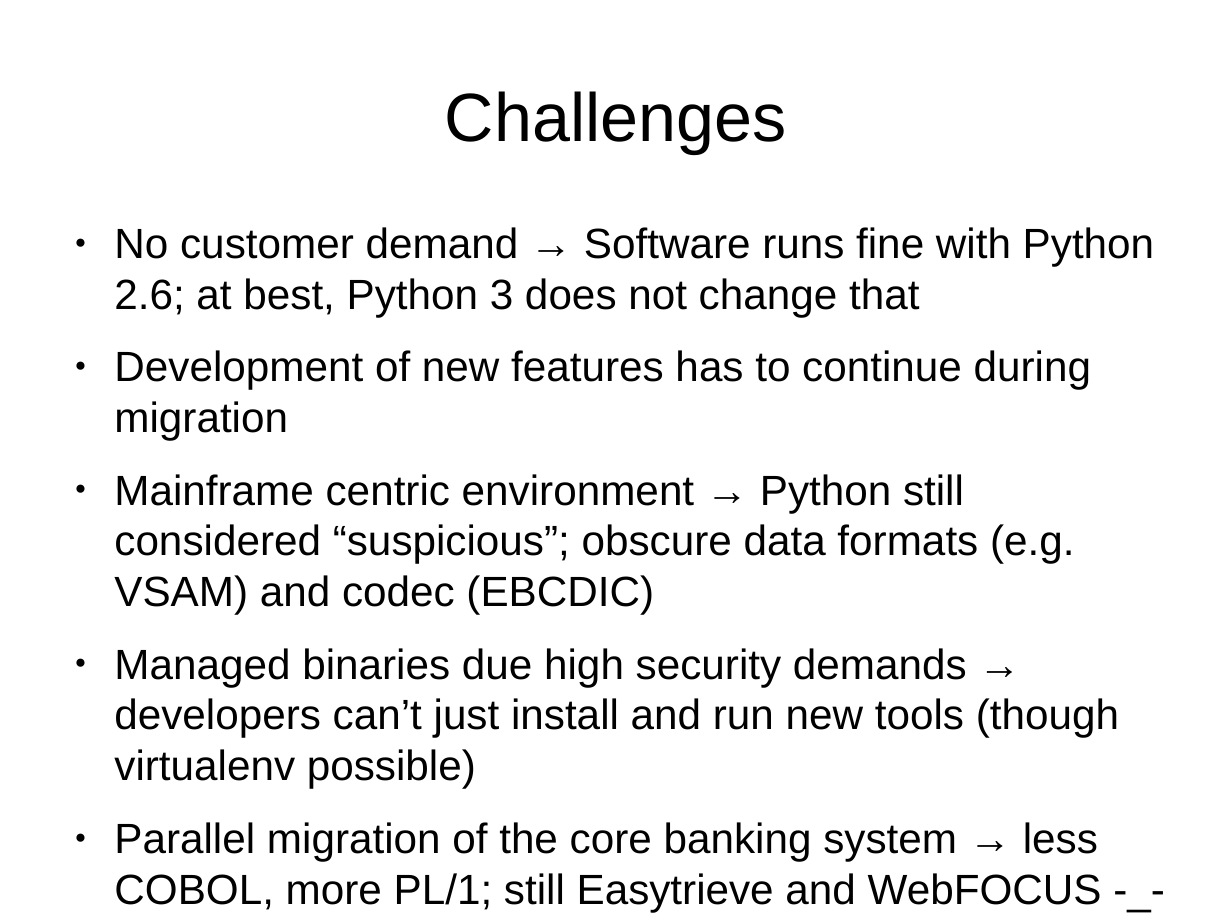
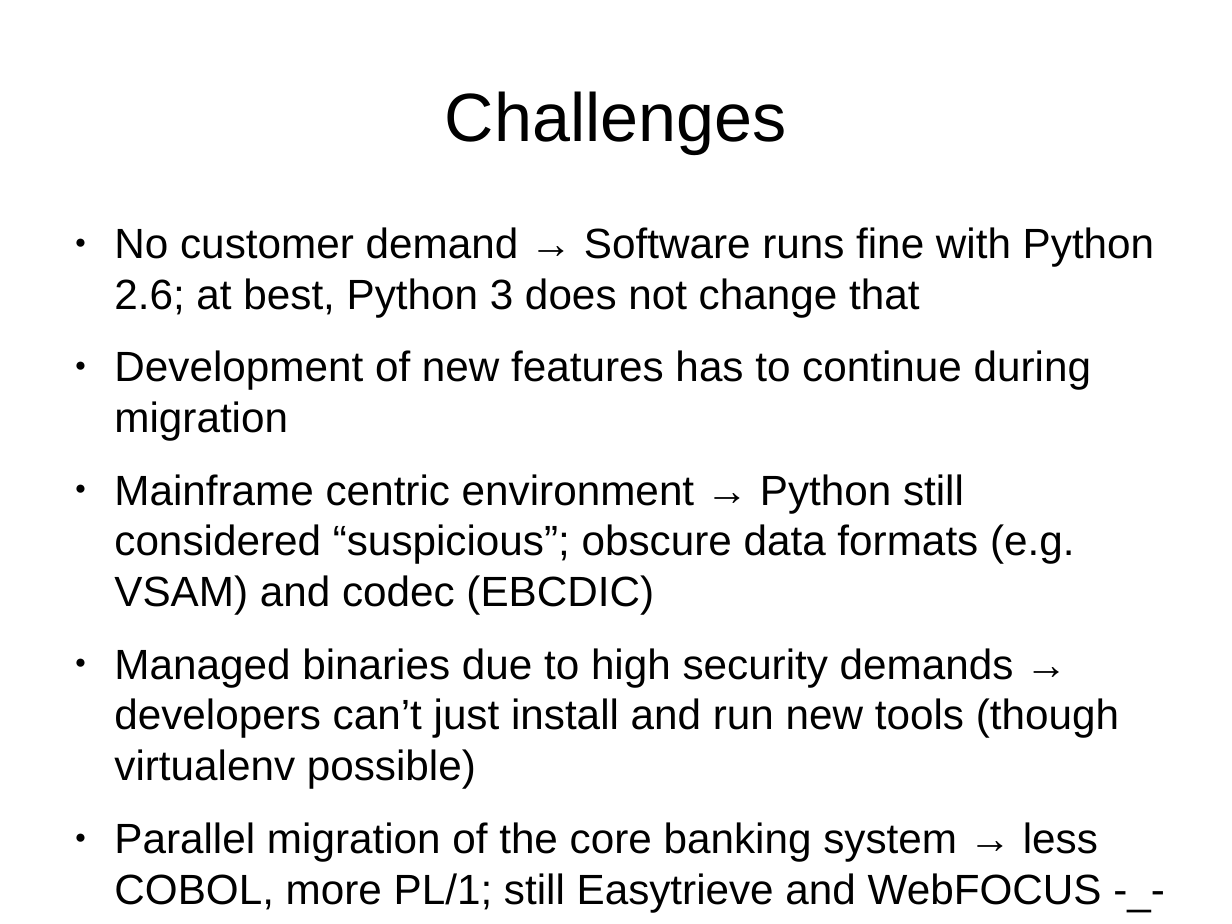
Before and after one commit to roskakori/talks, a slide deck: slide 8 of pygraz/python3_migration/Migration_to_Python3_in_Finance.odp. Drawn at 1232x924 pixels with LibreOffice and Linux fonts; fonts in the diff are those of the drawing. Boxes give left, top, right and bottom in pixels: in the first picture for what was removed or moved away, otherwise in the second. Text is boxed around its words. In the diff, an @@ line names an element or a change of style, - is before the commit and + after.

Commit message:
Cleaned up wording and typos.

```diff
--- a/pygraz/python3_migration/Migration_to_Python3_in_Finance.odp
+++ b/pygraz/python3_migration/Migration_to_Python3_in_Finance.odp
@@ text at [114, 648, 1119, 788]: text changed @@
-● Managed binaries due high security demands → developers can’t just install and run new tools (though virtualenv possible)
+● Managed binaries due to high security demands → developers can’t just install and run new tools (though virtualenv possible)
```
Also in this commit, not shown: 6 other slides changed.
